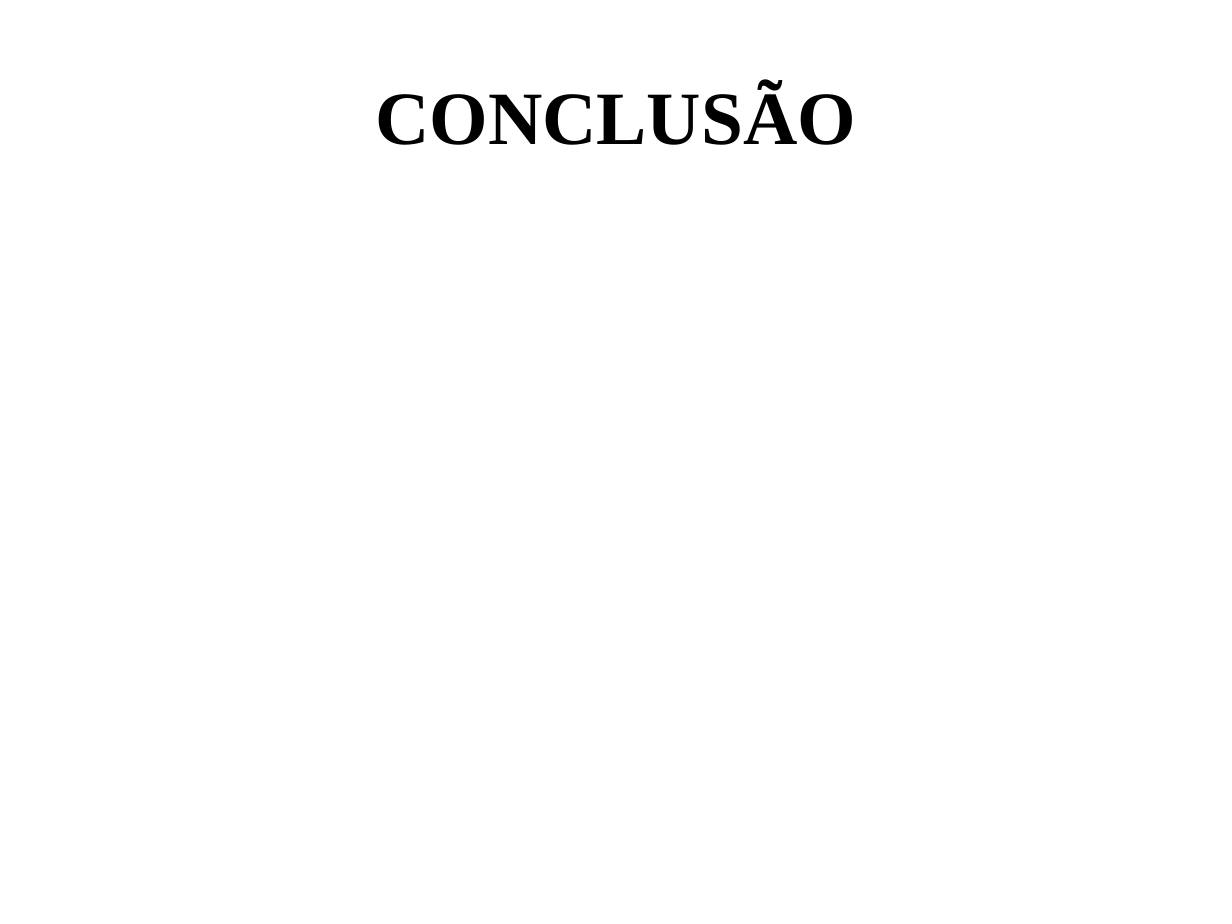
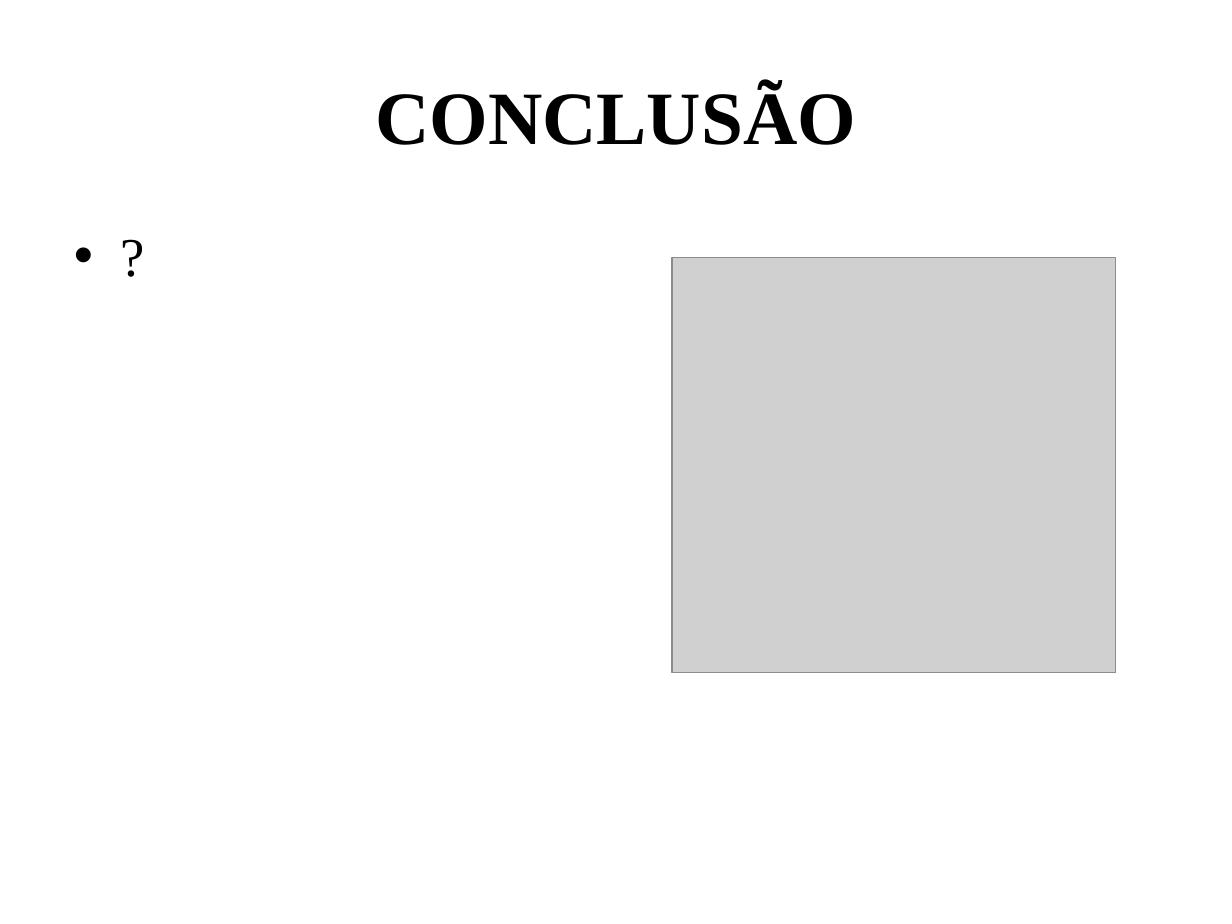
Before and after one commit to jplgarcia/INF1771-IA, a slide deck: slide 7 of T2/Documentação e Relatório/Trab2.pptx (slide 6 before the commit). Drawn at 1232x924 pixels with LibreOffice and Linux fonts; fonts in the diff are those of the drawing; grey boxes stand for pictures. Boxes give left, top, right and bottom in pixels: in the first picture for what was removed or moved away, otherwise in the second. Text is boxed around its words. In the diff, an @@ line names an element or a change of style, - is before the commit and + after.

```diff
--- a/T2/Documentação e Relatório/Trab2.pptx
+++ b/T2/Documentação e Relatório/Trab2.pptx
@@ text added at (62,216,1170,825), 32 pt, text #000000 @@
+• ?
@@ picture added at (671,257,1115,673) @@
```
Also in this commit, not shown: 2 other slides changed, 2 slides added, 1 slide removed.
